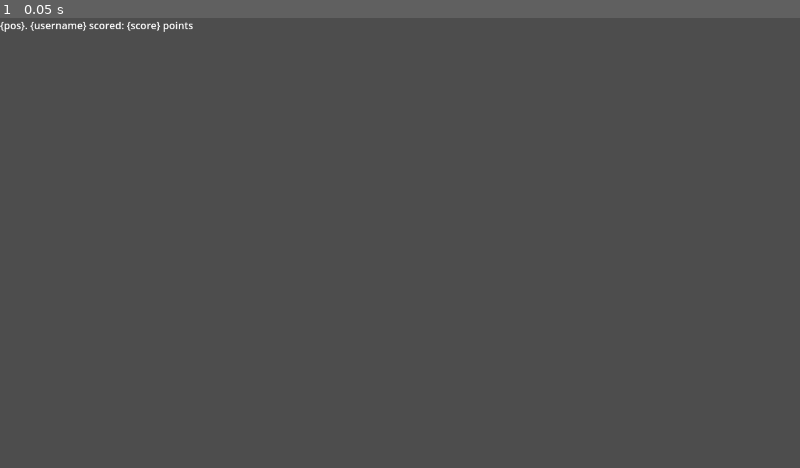
Above: before the commit, frame 1.
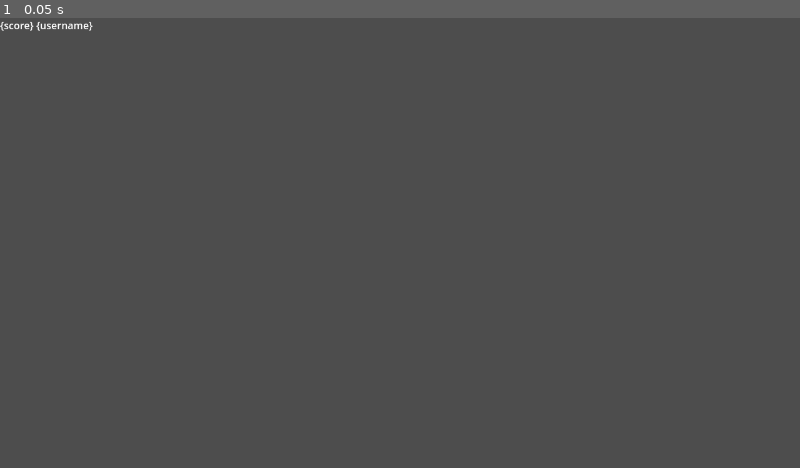
Above: after the commit, the same moment.

Repository: DavidLMS/lifeisbubblance
Game: Godot game, scene res://scenes/entry_leaderboard.tscn
The game is run twice, just before and just after one commit, with the same random seed, the same clock (stepped at 60 frames per second) and the same inputs. This scene is started directly instead of the project's main scene.
Inputs:
- Up to frame 1 (0.05 s): no input

The runs differ from the first frame. In frame 1, 0.2% of the frame differs, in the area x 0-25%, y 0-4%.

Commit message:
leaderboard improvements

Diff:
--- a/scenes/entry_leaderboard.tscn
+++ b/scenes/entry_leaderboard.tscn
@@ -1,4 +1,8 @@
-[gd_scene format=3 uid="uid://xobsyl8y365x"]
+[gd_scene load_steps=2 format=3 uid="uid://cift478fm3a5t"]
+
+[ext_resource type="Script" path="res://scenes/leaderboard_entry.gd" id="1_if8y6"]
 
 [node name="EntryLeaderboard" type="Label"]
-text = "{pos}. {username} scored: {score} points"
+text = "{score} {username}"
+horizontal_alignment = 1
+script = ExtResource("1_if8y6")
--- a/scenes/leaderboard.gd
+++ b/scenes/leaderboard.gd
@@ -4,22 +4,44 @@
 
 @export var leaderboard_internal_name: String
 
+@onready var leaderboard_name: Label = %LeaderboardName
 @onready var entries_container: VBoxContainer = %Entries
+@onready var info_label: Label = %InfoLabel
 @onready var username: TextEdit = %Username
 
+var _entries_error: bool
+
 func _ready() -> void:
+	leaderboard_name.text = leaderboard_name.text.replace("{leaderboard}", leaderboard_internal_name)
 	await _load_entries()
+	_set_entry_count()
+
+func _set_entry_count():
+	if entries_container.get_child_count() == 0:
+		info_label.text = "No entries yet!" if not _entries_error else "Failed loading leaderboard %s. Does it exist?" % leaderboard_internal_name
+	else:
+		info_label.text = "Only top 10 are shown!" % entries_container.get_child_count()
 
 func _create_entry(entry: TaloLeaderboardEntry) -> void:
 	var entry_instance = entry_scene.instantiate()
-	entry_instance.set_data(entry.position, entry.player_alias.identifier, entry.score)
+	entry_instance.set_data(entry)
 	entries_container.add_child(entry_instance)
 
 func _build_entries() -> void:
 	for child in entries_container.get_children():
 		child.queue_free()
 
-	for entry in Talo.leaderboards.get_cached_entries(leaderboard_internal_name):
+	var entries = Talo.leaderboards.get_cached_entries(leaderboard_internal_name)
+
+	# Ordenar las entradas por score (mayor a menor)
+	entries.sort_custom(func(a, b): return a.score > b.score)
+
+	# Limitar a las 10 mejores
+	if entries.size() > 10:
+		entries = entries.slice(0, 10)
+
+	for entry in entries:
+		entry.position = entries.find(entry) + 1
 		_create_entry(entry)
 
 func _load_entries() -> void:
@@ -28,6 +50,11 @@
 
 	while !done:
 		var res = await Talo.leaderboards.get_entries(leaderboard_internal_name, page)
+
+		if res.size() == 0:
+			_entries_error = true
+			return
+
 		var entries = res[0]
 		var last_page = res[2]
 
@@ -39,4 +66,10 @@
 	_build_entries()
 
 func _on_submit_pressed() -> void:
-	pass
+	await Talo.players.identify("username", username.text)
+	var score = RandomNumberGenerator.new().randi_range(0, 100)
+
+	var res = await Talo.leaderboards.add_entry(leaderboard_internal_name, score)
+	info_label.text = "You scored %s points" % [score, " Your highscore was updated!" if res[1] else ""]
+
+	_build_entries()
--- a/scenes/leaderboard.tscn
+++ b/scenes/leaderboard.tscn
@@ -1,6 +1,6 @@
 [gd_scene load_steps=3 format=3 uid="uid://cxx5ql6j56uff"]
 
-[ext_resource type="Script" path="res://addons/talo/samples/leaderboards/scripts/leaderboard.gd" id="1_7umwm"]
+[ext_resource type="Script" path="res://scenes/leaderboard.gd" id="1_7umwm"]
 [ext_resource type="Theme" uid="uid://ce2uyi827vc5x" path="res://addons/talo/samples/authentication/assets/theme.tres" id="2_bk0mc"]
 
 [node name="Leaderboard" type="Node2D"]
--- a/scenes/entry_leaderboard.gd
+++ b/scenes/leaderboard_entry.gd
@@ -4,12 +4,12 @@
 	text = text.replace("{pos}", str(pos + 1))
 
 func _set_username(username: String) -> void:
-	text = text.replace("{username}", username)
+	text = text.replace("{username}", username.to_upper())
 
 func _set_score(score: int) -> void:
 	text = text.replace("{score}", str(int(score)))
 
-func set_data(pos: int, username: String, score: int) -> void:
-	_set_pos(pos)
-	_set_username(username)
-	_set_score(score)
+func set_data(entry: TaloLeaderboardEntry) -> void:
+	_set_pos(entry.position)
+	_set_username(entry.player_alias.identifier)
+	_set_score(entry.score)
Not shown, changed: addons/talo/samples/leaderboards/leaderboard.tscn
Not shown, changed: addons/talo/samples/leaderboards/scripts/leaderboard_entry.gd
Not shown: 1 places in scenes/test scene.tscn that only renumber resources
